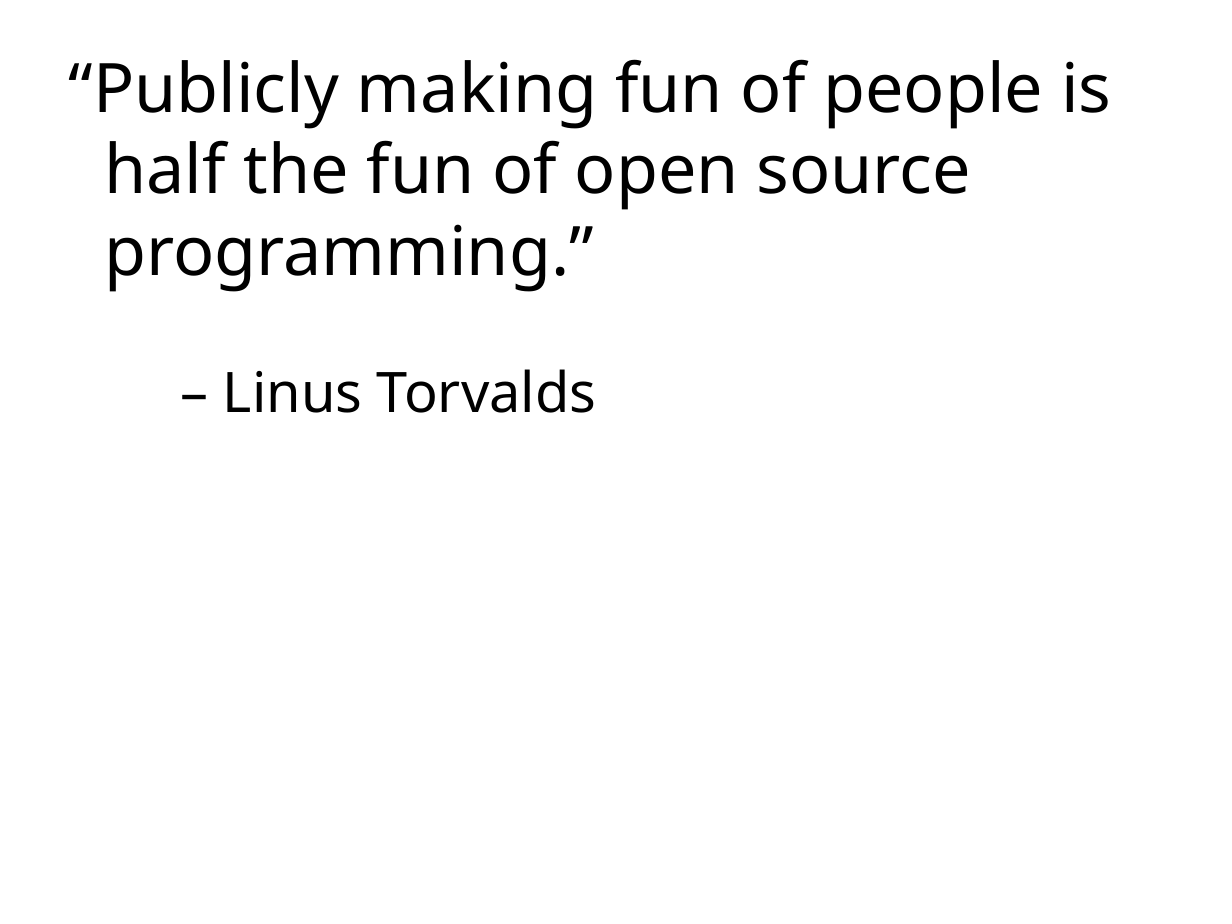
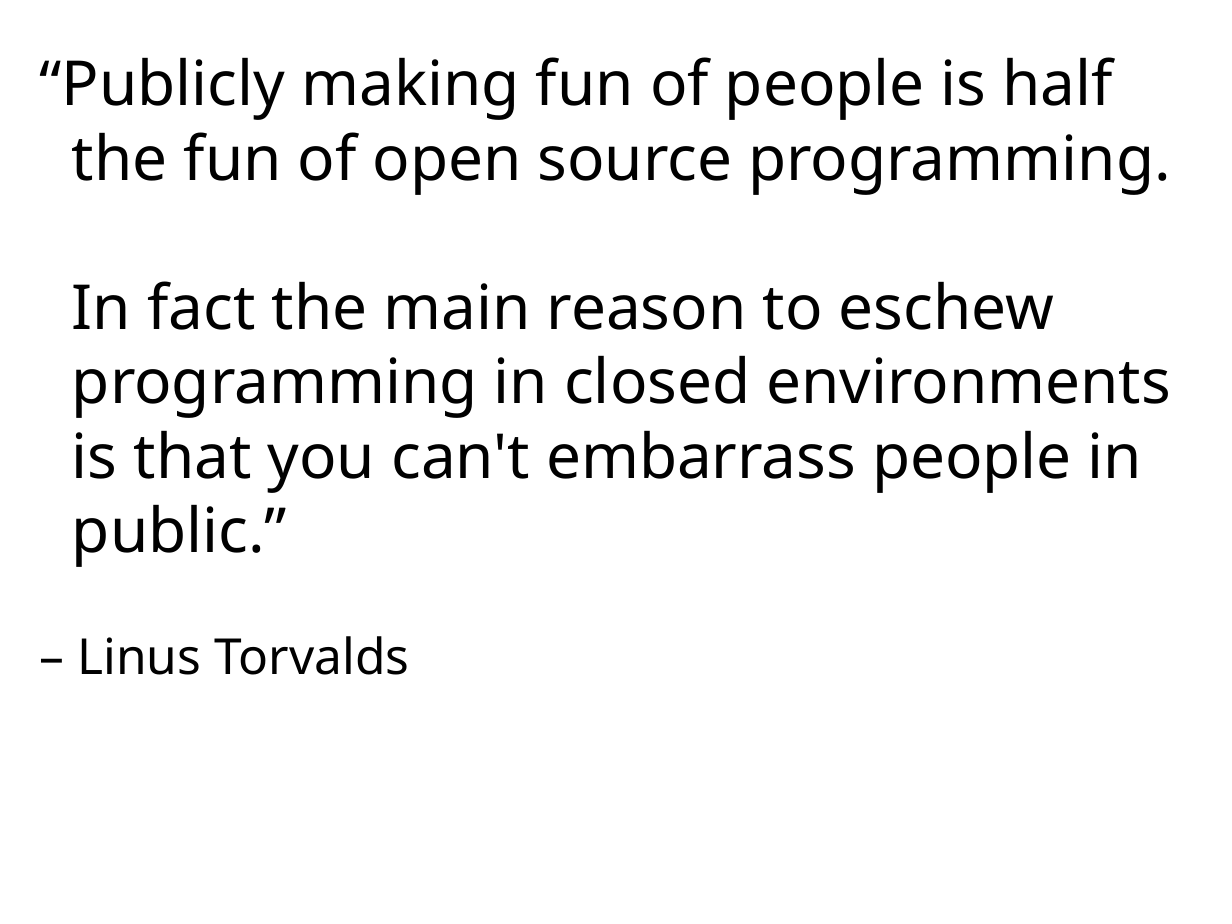
Before and after one commit to gregkh/presentation-linux-maintainer, a slide deck: slide 52 of maintainer.odp (slide 2 before the commit). Drawn at 1232x924 pixels with LibreOffice and Linux fonts; fonts in the diff are those of the drawing. Boxes give left, top, right and bottom in pixels: in the first picture for what was removed or moved away, otherwise in the second. Text is boxed around its words. In the diff, an @@ line names an element or a change of style, - is before the commit and + after.

```diff
--- a/maintainer.odp
+++ b/maintainer.odp
@@ text "“Publicly making fun of people ...": place and size @@
-text "“Publicly making fun of people ..." at [69, 59, 1111, 413]
+text "“Publicly making fun of people ..." at [40, 57, 1170, 675]
@@ text at [40, 57, 1170, 567]: text changed; size 44 to 40 pt @@
-“Publicly making fun of people is
-half the fun of open source
-programming.”
+“Publicly making fun of people is half
+the fun of open source programming.
+In fact the main reason to eschew
+programming in closed environments
+is that you can't embarrass people in
+public.”
@@ text at [77, 636, 409, 675]: size 36 to 32 pt in "– Linus Torvalds" @@
```
Also in this commit, not shown: 2 other slides changed, 1 slide added, 2 other files.
